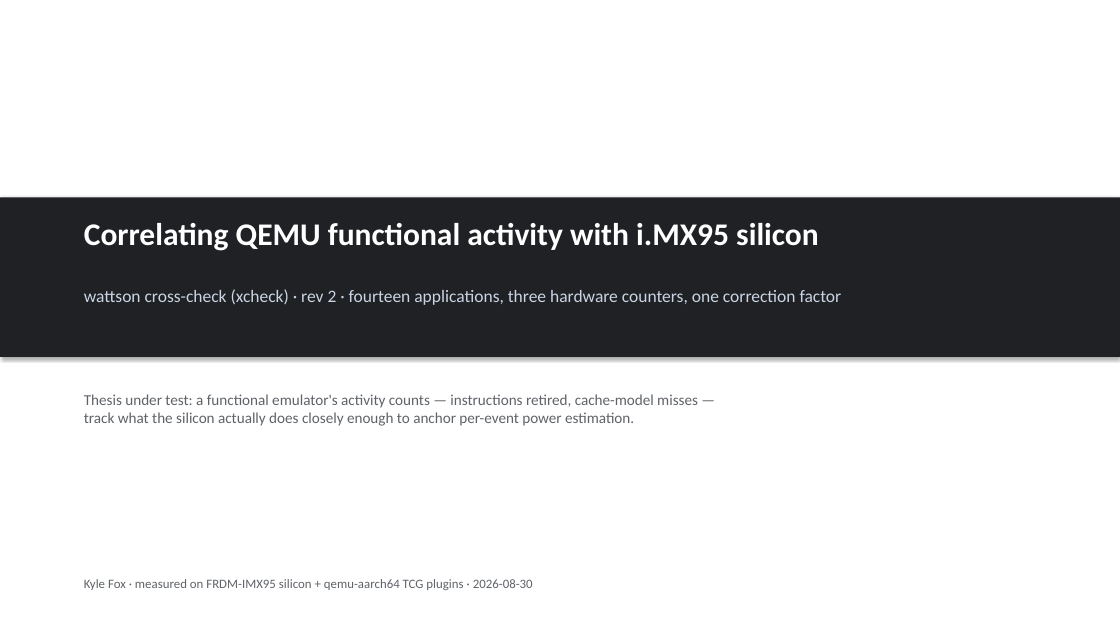
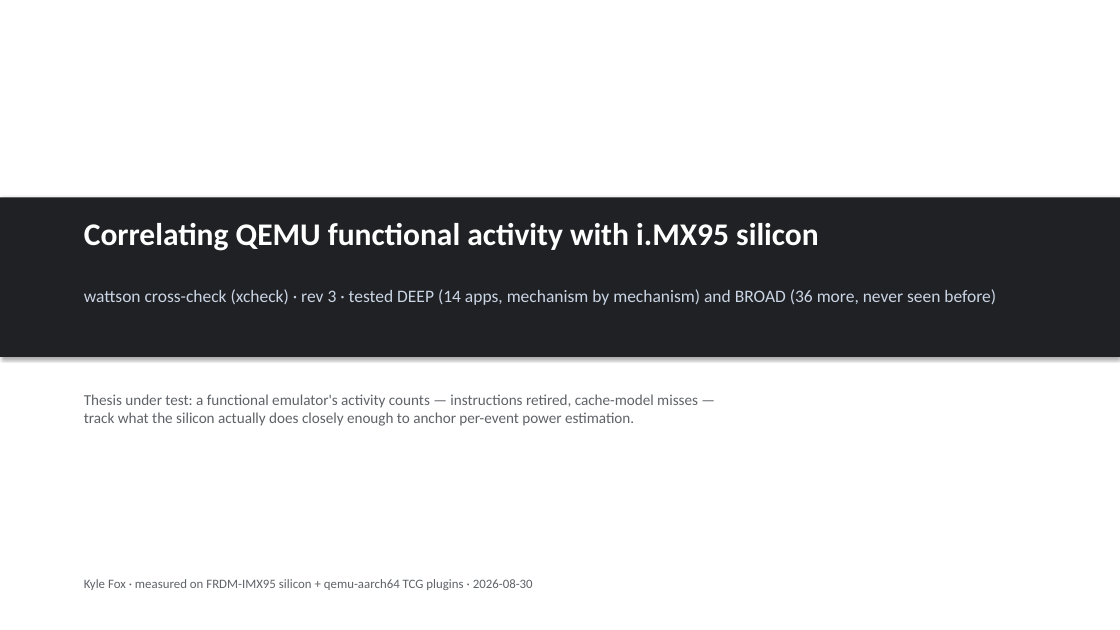
Before and after one commit to kylefoxaustin/wattson, a slide deck: slide 1 of xcheck/xcheck-correlation.pptx. Drawn at 1120x630 pixels with LibreOffice and Linux fonts; fonts in the diff are those of the drawing. Boxes give left, top, right and bottom in pixels: in the first picture for what was removed or moved away, otherwise in the second. Text is boxed around its words. In the diff, an @@ line names an element or a change of style, - is before the commit and + after.

```diff
--- a/xcheck/xcheck-correlation.pptx
+++ b/xcheck/xcheck-correlation.pptx
@@ text at [84,289,996,305]: text changed @@
-wattson cross-check (xcheck) · rev 2 · fourteen applications, three hardware counters, one correction factor
+wattson cross-check (xcheck) · rev 3 · tested DEEP (14 apps, mechanism by mechanism) and BROAD (36 more, never seen before)
```
Also in this commit, not shown: 1 other slide changed, 1 slide added, 2 other files.
